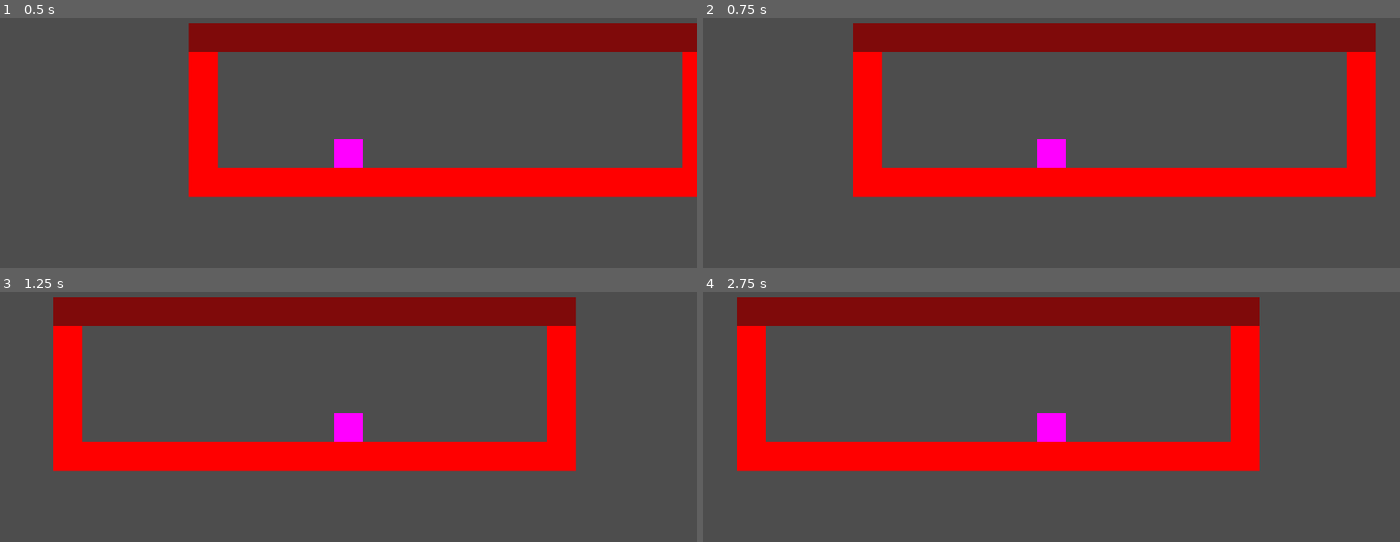
Above: before the commit, frames 1-4 (two rows, left to right).
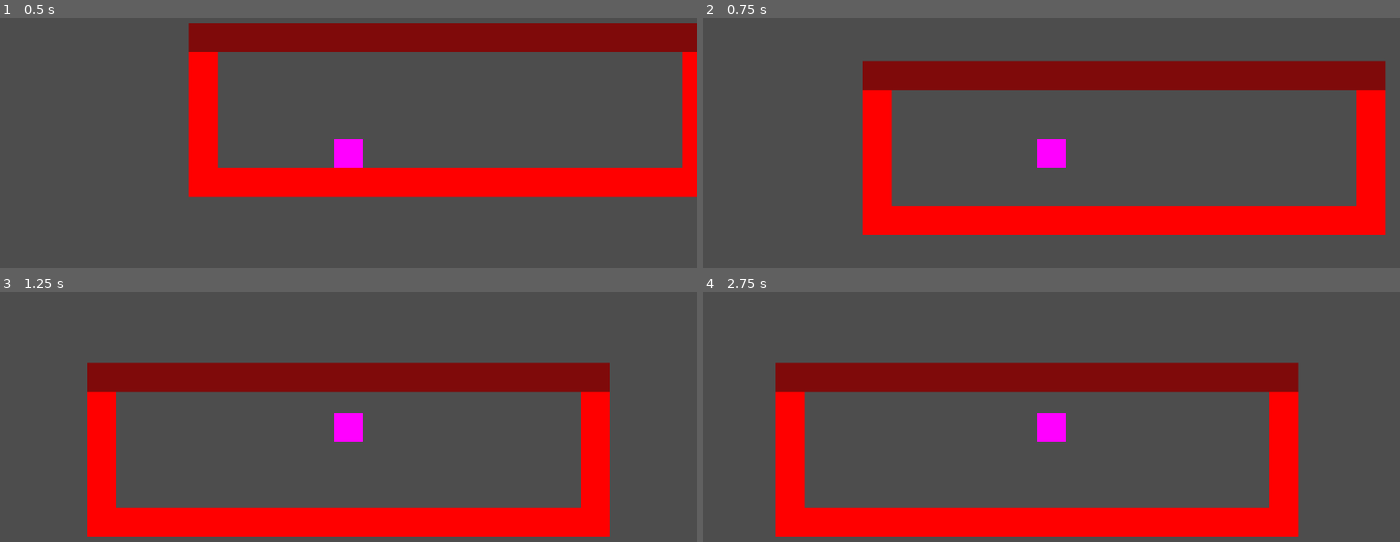
Above: after the commit, the same moments.

Repository: SupermanBritt/OperationNUTS
Game: Godot game, scene res://Scenes/testing.tscn
Same seed, same stepped clock (60 frames per second), same inputs: the game is played once before the commit and once after it. This scene is started directly instead of the project's main scene.
Inputs:
- Up to frame 1 (0.5 s): no input
- Up to frame 2 (0.75 s): tap Enter (ui_accept) at 0.5, 0.6 s; hold Right (move_right) from 0.53 s (still down)
- Up to frame 3 (1.25 s): keep holding Right (move_right); tap Enter (ui_accept) at 0.77, 1.07 s
- Up to frame 4 (2.75 s): tap Enter (ui_accept) at 1.35, 1.52, 1.82, 2.1 s; release Right (move_right) at 2.03 s; hold Left (move_left) from 2.03 s (still down)

Frame 1 is identical in both runs. In frame 2, 37% of the frame differs, in the area x 21-98%, y 2-87%; in frame 3, 42%; in frame 4, 42%, in the area x 4-86%, y 2-98%.

Commit message:
Collision and Movement Implemented
Player can jump and move using the arrow keys (jump is space bar) and collides with tiles.

Diff:
--- a/Scripts/Squirrel.gd
+++ /dev/null
@@ -1,41 +0,0 @@
-extends Area2D
-
-@export var speed = 400 # How fast the player will move (pixels/sec).
-var screen_size # Size of the game window.
-
-
-# Called when the node enters the scene tree for the first time.
-func _ready():
-	screen_size = get_viewport_rect().size
-
-# Called every frame. 'delta' is the elapsed time since the previous frame.
-func _process(delta):
-	var velocity = Vector2.ZERO # The player's movement vector.
-	if Input.is_action_pressed("move_right"):
-		velocity.x += 1
-	if Input.is_action_pressed("move_left"):
-		velocity.x -= 1
-	if Input.is_action_pressed("move_down"):
-		velocity.y += 1
-	if Input.is_action_pressed("move_up"):
-		velocity.y -= 1
-
-	if velocity.length() > 0:
-		velocity = velocity.normalized() * speed
-#		$AnimatedSprite2D.play()
-#	else:
-#		$AnimatedSprite2D.stop()
-	position += velocity * delta
-#	position = position.clamp(Vector2.ZERO, screen_size)
-#	if velocity.x != 0:
-#	$AnimatedSprite2D.animation = "walk"
-#	$AnimatedSprite2D.flip_v = false
-	# See the note below about boolean assignment.
-#	$AnimatedSprite2D.flip_h = velocity.x < 0
-#	elif velocity.y != 0:
-#	$AnimatedSprite2D.animation = "up"
-#	$AnimatedSprite2D.flip_v = velocity.y > 0
-func start(pos):
-	position = pos
-	show()
-	$CollisionShape2D.disabled = false
--- /dev/null
+++ b/Sprites/Squirrel.gd
@@ -0,0 +1,29 @@
+extends CharacterBody2D
+
+
+@export var speed : float = 3000.0
+@export var jump_velocity: float = -3000.0
+@export var gravity : float = 6000.0
+
+# Get the gravity from the project settings to be synced with RigidBody nodes.
+#var gravity = ProjectSettings.get_setting("physics/2d/default_gravity")
+
+
+func _physics_process(delta):
+	# Add the gravity.
+	if not is_on_floor():
+		velocity.y += gravity * delta
+
+	# Handle Jump.
+	if Input.is_action_just_pressed("ui_accept") and is_on_floor():
+		velocity.y = jump_velocity
+
+	# Get the input direction and handle the movement/deceleration.
+	# As good practice, you should replace UI actions with custom gameplay actions.
+	var direction = Input.get_axis("ui_left", "ui_right")
+	if direction:
+		velocity.x = direction * speed
+	else:
+		velocity.x = move_toward(velocity.x, 0, speed)
+
+	move_and_slide()
--- a/Sprites/Squirrel.tscn
+++ b/Sprites/Squirrel.tscn
@@ -1,6 +1,6 @@
 [gd_scene load_steps=4 format=3 uid="uid://coogyl0u8ymia"]
 
-[ext_resource type="Script" path="res://Scripts/Squirrel.gd" id="1_n8r8d"]
+[ext_resource type="Script" path="res://Sprites/Squirrel.gd" id="1_7axbj"]
 
 [sub_resource type="PlaceholderTexture2D" id="PlaceholderTexture2D_gr2hf"]
 size = Vector2(600, 600)
@@ -8,9 +8,9 @@
 [sub_resource type="RectangleShape2D" id="RectangleShape2D_wn516"]
 size = Vector2(600, 600)
 
-[node name="Squirrel" type="Area2D"]
-script = ExtResource("1_n8r8d")
-speed = 4000
+[node name="Squirrel" type="CharacterBody2D"]
+script = ExtResource("1_7axbj")
+jump_velocity = -4000.0
 metadata/_edit_lock_ = true
 
 [node name="Sprite2D" type="Sprite2D" parent="."]
